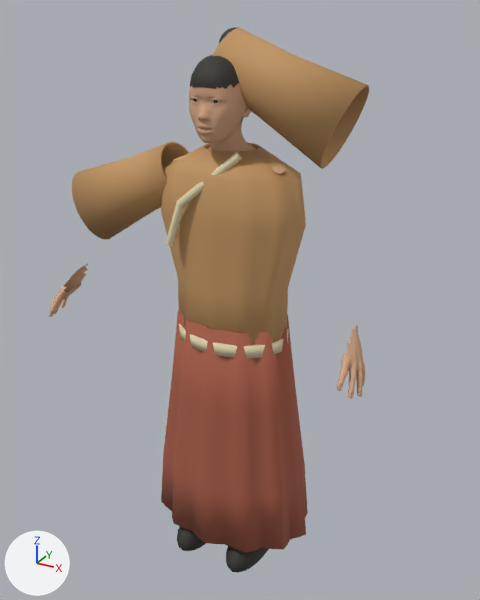
Renders of the glTF model assets/kit/architecture/resident-female.glb from each side of a commit.
Rendered twice from a camera (50 mm lens) standing at (-0.362, -5.056, 1.789) and looking at (-1.275, -3.396, 0.959). Every picture has the same lights, and +X, +Y and +Z are marked at lower left. The first picture is the older version. Where no turn or scale is listed for an object, it has been applied to the vertices.

The older version as bpy lines, for what is in view:
```python
me_diagonal_collar_seam_001 = bpy.data.meshes.new('diagonal collar seam.001')
me_diagonal_collar_seam_001.from_pydata(...)  # 24 vertices, 44 faces; spans x -0.141..0.078, y -0.161..-0.072, z 1.156..1.434
me_diagonal_collar_seam_001.materials.append(mat_warm_belly_horn_and_muzzle)  # beige #e3d7b0
me_ruqun_resident_sleeve_001 = bpy.data.meshes.new('ruqun resident sleeve.001')
me_ruqun_resident_sleeve_001.from_pydata(...)  # 288 vertices, 576 faces; spans x -0.034..0.395, y -0.085..0.085, z -0.271..0.072
me_ruqun_resident_sleeve_001.materials.append(mat_muted_ochre_silk_silhouette)
me_sphere_013 = bpy.data.meshes.new('Sphere.013')
me_sphere_013.from_pydata(...)  # a UV sphere (24 segments, 16 rings, poles along z) spanning x -0.065..0.065, y -0.16..0.16, z -0.07..0.07
me_sphere_013.materials.append(mat_hair_pupils_and_mouth)  # dark grey #302e29
ob_diagonal_collar_seam_001 = bpy.data.objects.new('diagonal collar seam.001', me_diagonal_collar_seam_001)
ob_diagonal_collar_seam_001.location = (-1.3, -3.4, 0.0)
ob_ruqun_resident_sleeve_001 = bpy.data.objects.new('ruqun resident sleeve.001', me_ruqun_resident_sleeve_001)
ob_ruqun_resident_sleeve_001.location = (-1.311, -3.4, 1.668)
ob_shoe_003 = bpy.data.objects.new('shoe.003', me_sphere_013)
ob_shoe_003.location = (-1.2, -3.435, 0.07)
# also in view: 'ruqun resident belt' at (-1.3, -3.4, 0.85); 'ruqun resident fitted natural scalp hair' at (-1.3, -3.451, 1.589); 'ruqun resident natural adult head neck and hands' at (-1.3, -3.527, 1.288); 'ruqun resident shaped upper garment' at (-1.3, -3.4, 1.11); 'ruqun resident pleated skirt or robe' at (-1.3, -3.4, 0.525)
```
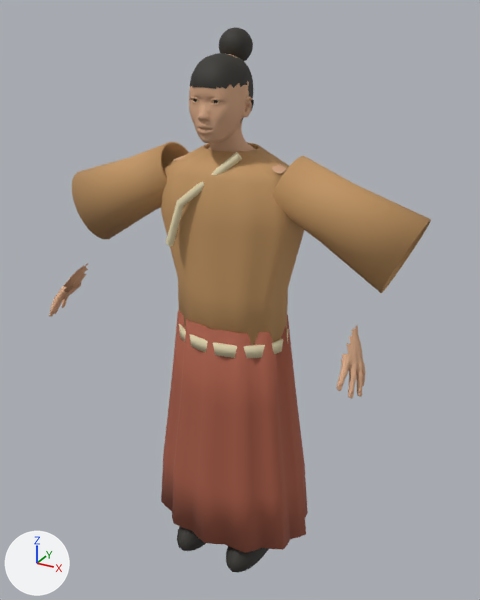
The newer file is also turned or shifted as a whole; pictures and numbers use the older file's frame.

Where the change shows, as pixel boxes (x1, y1, x2, y2) in the pictures (480 x 600 px):
'ruqun resident sleeve.001', moved: before (213, 28, 369, 169); after (272, 156, 431, 293)

Edits to the bpy script that builds the scene:
```text
Change ob_ruqun_resident_sleeve_001:
    ob_ruqun_resident_sleeve_001.location: (-1.311, -3.4, 1.668) -> (-1.12, -3.4, 1.35)
```
